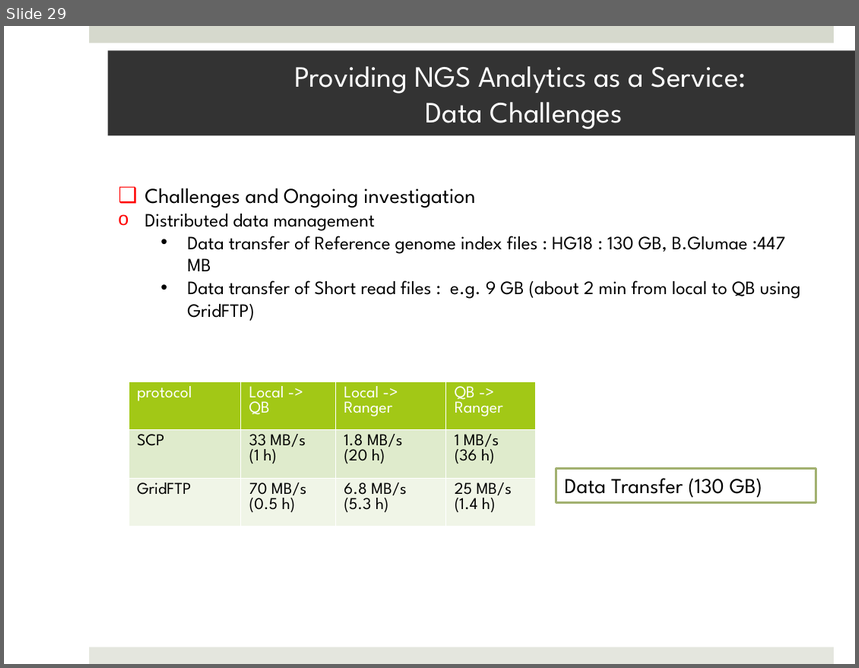
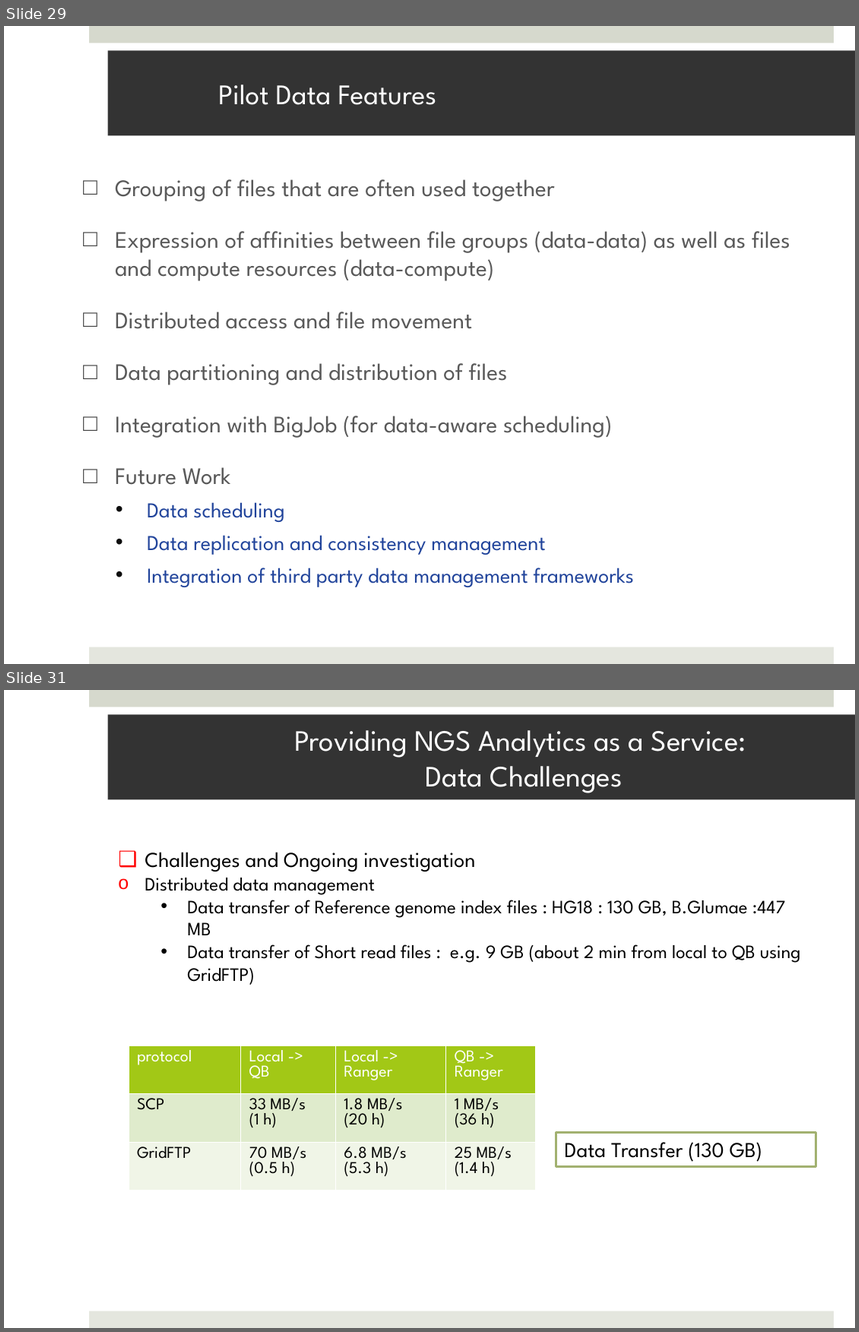
Before and after one commit to saga-project/saga-cpp-legacy-projects, a slide deck: saga-talks/abstractions_for_ls-microsoft.pptx. Shown one above the other, each under a label of ours: slide 29 before the commit, slides 29 and 31 after it; the slides between them are not shown. The pictures are 859x668 and 859x1332 pixels, drawn with LibreOffice and Linux fonts; fonts in the diff are those of the drawing; background and template pictures are left out. Boxes give left, top, right and bottom in pixels: in the first picture for what was removed or moved away, otherwise in the second. Text is boxed around its words. In the diff, an @@ line names an element or a change of style, - is before the commit and + after.

Commit message:
added slide with pilot data features and an example how these features are used by an application as MapReduce hope I did not cause a conflict in the binary ppt file (inserted only slide 29 and 30)

```diff
--- a/saga-talks/abstractions_for_ls-microsoft.pptx
+++ b/saga-talks/abstractions_for_ls-microsoft.pptx
@@ slide 29 added at (4, 26, 855, 664), background #FFFFFF; not listed: 2 template elements that a slide beside it also shows @@
@@ title added at (108, 50, 855, 135), fill #333333, 24 pt, text #FFFFFF @@
+Pilot Data Features
@@ text added at (115, 180, 791, 588), 20 pt, text #595959 @@
+□ Grouping of files that are often used together
+□ Expression of affinities between file groups (data-data) as well as files and compute resources (data-compute)
+□ Distributed access and file movement
+□ Data partitioning and distribution of files
+□ Integration with BigJob (for data-aware scheduling)
+□ Future Work
+  • Data scheduling
+  • Data replication and consistency management
+  • Integration of third party data management frameworks
@@ what was slide 29 is now slide 31 @@
```
Also in this commit, not shown: 1 slide changed, 1 other slide added.
